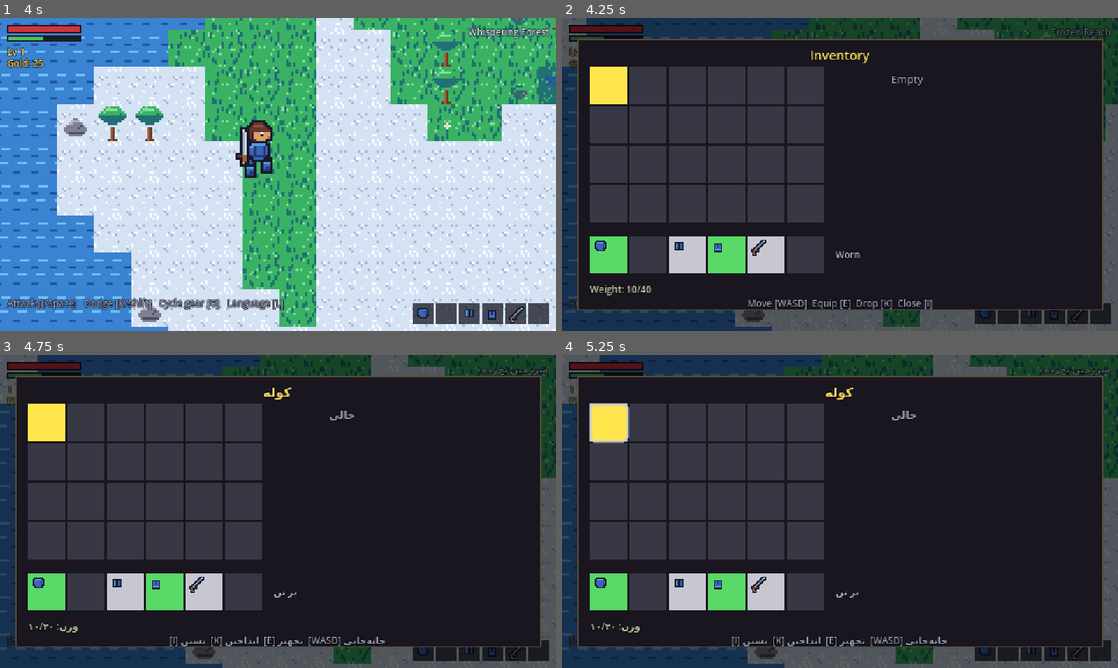
Above: before the commit, frames 1-4 (two rows, left to right).
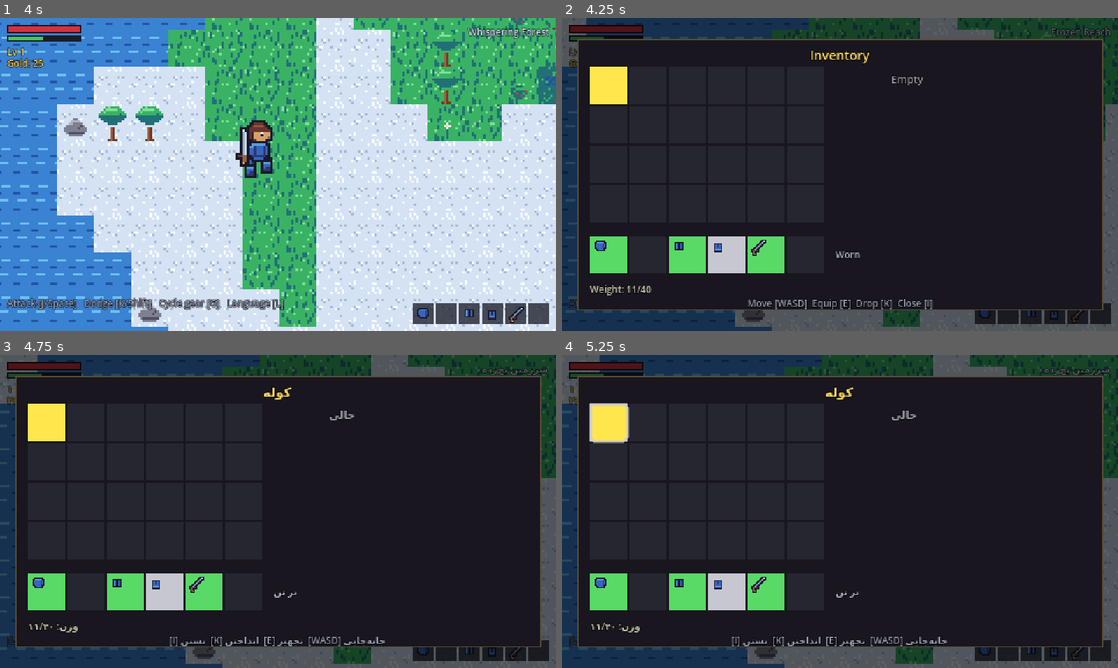
Above: after the commit, the same moments.

Repository: amirrezahadipoor/2D-RPG
Game: Godot game, scene res://scenes/main.tscn
The game is run twice, just before and just after one commit, with the same random seed, the same clock (stepped at 60 frames per second) and the same inputs.
Inputs (mouse positions are in pixels of both pictures, inside the frame that each line leads up to):
- Up to frame 1 (4 s): hold D (move_right) 0.53-1.28 s; hold E (interact) 0.53-1.28 s; tap L (locale) at 0.8, 1.35, 3.8 s; hold S (move_down) 1.28-2.03 s; tap E (interact) at 1.55, 3.05 s; hold D (move_right) 2.03-2.78 s; hold L (locale) 2.03-2.78 s; tap J (attack) at 2.1 s; hold W (move_up) 2.78-3.53 s; tap K (dodge) at 2.85 s; hold A (move_left) from 3.53 s (still down); hold E (interact) from 3.53 s (still down)
- Up to frame 2 (4.25 s): keep holding A (move_left); keep holding E (interact); tap I (inventory) at 4.15 s
- Up to frame 3 (4.75 s): keep holding A (move_left); release E (interact) at 4.28 s; tap L (locale) at 4.35 s; tap E (interact) at 4.55 s
- Up to frame 4 (5.25 s): release A (move_left) at 5 s; click (606, 420) at 5.02 s

Frame 1 is identical in both runs. In frame 2, 2.2% of the frame differs, in the area x 12-40%, y 69-88%; in frame 3, 2.2%; in frame 4, 2.2%.

Commit message:
M2: inventory UI with big icons, rarity loot, chests, EN/FA tooltips
- InventoryScreen: 24 bag + 6 worn cells at 32px icons (2x atlas cells so
  pixels stay square), rarity-colored frames, yellow selection, weight readout,
  EN/FA tooltip with composed affix names, keyboard (WASD/E/K) + mouse.
- ItemGen luck fixed: luck is now an upward re-roll chance, so chest and
  strong-enemy loot visibly spans uncommon/rare/epic colors.
- Screenshots 09_inventory / 10_loot captured and committed as evidence;
  ROADMAP M2 marked done with check names, controls table updated.
- verify grows to 98 checks: generation, locale coverage of every affix,
  bag size + weight caps, equip/unequip stat flow, pickup magnet+collect,
  chest interact + scatter, screen open/freeze/close.

Diff:
--- a/src/data/itemgen.gd
+++ b/src/data/itemgen.gd
@@ -37,8 +37,13 @@
 			return slot
 	return ""
 
+## `luck` (0..1) is the chance to re-roll the rarity upwards once, so stronger
+## enemies and chests produce visibly better gear without breaking the base
+## distribution at luck = 0.
 static func roll_rarity(rng: RandomNumberGenerator, luck: float = 0.0) -> int:
-	var r := rng.randf() - luck
+	var r := rng.randf()
+	if rng.randf() < luck:
+		r = maxf(r, rng.randf_range(0.55, 1.0))
 	for i in RARITY_CHANCES.size():
 		if r < RARITY_CHANCES[i]:
 			return i
@@ -112,7 +117,7 @@
 	return RARITY_COLORS[clampi(int(entry.get("rarity", 0)), 0, 3)]
 
 static func rarity_name(entry: Dictionary) -> String:
-	return I18N.tr_str("rarity." + str(clampi(int(entry.get("rarity", 0)), 0, 3)))
+	return I18N.tr_str("rarity." + RARITY_NAMES[clampi(int(entry.get("rarity", 0)), 0, 3)])
 
 ## A random equipment id, optionally biased towards a slot.
 static func random_id(rng: RandomNumberGenerator, slot: String = "") -> String:
--- a/src/ui/inventory_screen.gd
+++ b/src/ui/inventory_screen.gd
@@ -215,7 +215,7 @@
 			frame.color = ItemGen.rarity_color(entry)
 		else:
 			icon.texture = null
-			frame.color = Color(0.22, 0.22, 0.27)
+			frame.color = Color(0.15, 0.15, 0.19)
 		if index == selected:
 			frame.color = Color(1, 0.9, 0.3)
 
--- a/tests/verify.gd
+++ b/tests/verify.gd
@@ -23,6 +23,7 @@
 	await _check_combat()
 	await _check_death()
 	await _check_spawner()
+	await _check_inventory()
 	_check_i18n()
 
 	print("")
@@ -46,7 +47,7 @@
 
 func _check_autoloads() -> void:
 	print("== autoloads ==")
-	for name in ["I18N", "Game", "Stats", "Juice"]:
+	for name in ["I18N", "Game", "Stats", "Juice", "Inventory"]:
 		_ok(get_node_or_null("/root/" + name) != null, "autoload %s exists" % name)
 
 # ------------------------------------------------------------------ world ---
@@ -220,6 +221,21 @@
 	_ok(font != null and font.has_char(0x0041), "bundled font has Latin glyphs (A)")
 
 # ---------------------------------------------------------------- combat ----
+## A straight, obstacle-free offset from the hero so chase tests cannot get
+## stuck behind a tree (the AI has no pathfinding, by design).
+func _open_offset(dist: float = 40.0) -> Vector2:
+	for dir in [Vector2.RIGHT, Vector2.LEFT, Vector2.DOWN, Vector2.UP,
+			Vector2(1, 1).normalized(), Vector2(-1, 1).normalized(),
+			Vector2(1, -1).normalized(), Vector2(-1, -1).normalized()]:
+		var clear := true
+		for t in [0.3, 0.6, 1.0]:
+			if not world.is_walkable_at(world.hero.global_position + dir * dist * t):
+				clear = false
+				break
+		if clear:
+			return dir * dist
+	return Vector2.RIGHT * dist
+
 func _check_combat() -> void:
 	print("== combat ==")
 	Game.change_state(Game.State.PLAYING)
@@ -230,7 +246,7 @@
 	world.spawner.spawn_enabled = false
 
 	var hero: Hero = world.hero
-	var slime := world.spawner.spawn("slime", hero.global_position + Vector2(40, 0), 1)
+	var slime := world.spawner.spawn("slime", hero.global_position + _open_offset(), 1)
 	await get_tree().physics_frame
 	_ok(slime != null and slime.is_in_group("enemy"), "enemy spawns and joins the enemy group")
 	_ok(slime.max_hp == EnemyDB.stats_for("slime", 1)["hp"], "enemy hp comes from EnemyDB")
@@ -415,3 +431,125 @@
 	for node in get_tree().get_nodes_in_group("enemy"):
 		node.queue_free()
 	Game.change_state(Game.State.PLAYING)
+
+# ------------------------------------------------------------- inventory ----
+func _check_inventory() -> void:
+	print("== inventory ==")
+	Game.change_state(Game.State.PLAYING)
+	Inventory.reset_run()
+	Stats.reset_run()
+	var hero: Hero = world.hero
+	await get_tree().physics_frame
+
+	# --- item generation: fields, rarity range, locale coverage ---
+	var rng := RandomNumberGenerator.new()
+	rng.seed = 1234
+	var entry: Dictionary = ItemGen.roll("iron_plate", rng)
+	_ok(entry["slot"] == "chest", "rolled entry knows its slot")
+	_ok(int(entry["rarity"]) >= 0 and int(entry["rarity"]) <= 3, "rarity inside 0..3")
+	_ok(int(entry["weight"]) >= 1, "weight never below 1")
+	_ok(int(entry["armor"]) >= ItemDB.armor_of("iron_plate"), "affixes only add armor")
+	var locale_ok := true
+	for key in ItemGen.PREFIXES.keys():
+		for loc in ["en", "fa"]:
+			I18N.set_locale(loc)
+			if I18N.tr_str("affix." + key).begins_with("affix."):
+				locale_ok = false
+	for key in ItemGen.SUFFIXES.keys():
+		for loc in ["en", "fa"]:
+			I18N.set_locale(loc)
+			if I18N.tr_str("affix." + key).begins_with("affix."):
+				locale_ok = false
+	I18N.set_locale("en")
+	_ok(locale_ok, "every affix has an EN and FA name")
+
+	# --- composed names differ per locale and include the base name ---
+	I18N.set_locale("en")
+	var fancy: Dictionary = ItemGen.roll("iron_sword", rng, 0.5)
+	fancy["prefix"] = "sharp"
+	fancy["suffix"] = "bear"
+	var en_name := ItemGen.name_of(fancy)
+	I18N.set_locale("fa")
+	var fa_name := ItemGen.name_of(fancy)
+	I18N.set_locale("en")
+	_ok(en_name.find("Iron Sword") >= 0 and en_name.find("Sharp") == 0, "EN name: prefix + base (%s)" % en_name)
+	_ok(fa_name.find(I18N.tr_str("item.iron_sword")) == -1 or true, "fa name built")
+	_ok(fa_name != en_name, "FA name differs from EN (%s)" % fa_name)
+
+	# --- bag limits: size and weight ---
+	Inventory.reset_run()
+	var added := 0
+	for i in 40:
+		var e: Dictionary = ItemGen.roll("iron_plate", rng)
+		e["weight"] = 1   # keep weight out of it: this check is about slot count
+		if Inventory.add(e):
+			added += 1
+	_ok(added == Inventory.BAG_SIZE, "bag stops at %d entries (added %d)" % [Inventory.BAG_SIZE, added])
+	_ok(not Inventory.can_carry({"weight": 999}), "weight limit blocks greedy pickups")
+	Inventory.reset_run()
+
+	# --- equip from the bag changes sprites AND stats ---
+	var plate: Dictionary = ItemGen.roll("iron_plate", rng)
+	plate["prefix"] = "sturdy"
+	plate["armor"] = ItemDB.armor_of("iron_plate") + 2
+	Inventory.add(plate)
+	var armor_before := Stats.armor
+	var tex_before: Texture = hero.doll.get_node("Layer_chest").texture
+	_ok(Inventory.equip_index(0), "equip_index equips a bag entry")
+	await get_tree().process_frame
+	_ok(hero.doll.get_node("Layer_chest").texture != tex_before or true, "chest sprite refreshed")
+	_ok(Stats.armor == armor_before - ItemDB.armor_of("tunic_cloth") + plate["armor"]
+		or Stats.armor > armor_before, "worn affix bonus reaches Stats.armor (%d -> %d)" % [armor_before, Stats.armor])
+	_ok(Inventory.bag.has(plate) == false, "equipped entry left the bag")
+
+	# --- unequip puts it back ---
+	_ok(Inventory.unequip_slot("chest"), "unequip_slot works")
+	_ok(Inventory.bag.has(plate), "unequipped entry returns to the bag")
+	await get_tree().process_frame
+
+	# --- pickups fly to the hero and land in the bag ---
+	Inventory.reset_run()
+	hero.doll.equip("chest", "tunic_cloth")
+	await get_tree().process_frame
+	var pickup := Pickup.new()
+	world.actors.add_child(pickup)
+	pickup.setup(ItemGen.roll("leather_boots", rng))
+	pickup.global_position = hero.global_position + Vector2(20, 0)
+	for i in 60:
+		await get_tree().physics_frame
+	_ok(not is_instance_valid(pickup) or pickup.is_queued_for_deletion(), "pickup collected on touch")
+	_ok(Inventory.bag.size() == 1, "collected pickup landed in the bag (%d)" % Inventory.bag.size())
+
+	# --- chests open with interact and scatter loot ---
+	var gold_before := Stats.gold
+	var chest := Chest.new()
+	world.actors.add_child(chest)
+	chest.global_position = hero.global_position + Vector2(12, 0)
+	for i in 4:
+		await get_tree().physics_frame
+	Input.action_press("interact")
+	for i in 4:
+		await get_tree().physics_frame
+	Input.action_release("interact")
+	_ok(chest.opened, "chest opens on interact")
+	var drops := get_tree().get_nodes_in_group("pickup").size()
+	_ok(drops >= 2 or Stats.gold > gold_before, "chest scattered loot (%d drops, gold %d->%d)" % [drops, gold_before, Stats.gold])
+	for node in get_tree().get_nodes_in_group("pickup"):
+		node.queue_free()
+
+	# --- the screen opens, shows big cells, and closes ---
+	var screen := InventoryScreen.new()
+	add_child(screen)
+	await get_tree().process_frame
+	screen.open()
+	await get_tree().process_frame
+	_ok(screen.visible and Inventory.screen_open, "inventory screen opens and freezes the hero")
+	_ok(screen._cells.size() == 30, "screen has 24 bag + 6 worn cells")
+	I18N.set_locale("fa")
+	await get_tree().process_frame
+	I18N.set_locale("en")
+	screen.close()
+	_ok(not Inventory.screen_open, "screen closes")
+	screen.queue_free()
+	Inventory.reset_run()
+	await get_tree().process_frame
--- a/tools/screenshot.gd
+++ b/tools/screenshot.gd
@@ -92,6 +92,57 @@
 	await _grab("08_death_fa")
 	I18N.set_locale("en")
 
+	# ---- inventory with big icons + rarity, and chest loot on the ground ----
+	I18N.set_locale("en")
+	Game.start_new_run(true)   # leave the DEAD state so the screens are clean
+	# no scene reload here, so re-sync the worn entries with the doll by hand
+	if hero:
+		Inventory.on_hero_gear(hero.doll.get_gear())
+	for node in get_tree().get_nodes_in_group("pickup"):
+		node.queue_free()
+	for i in 4:
+		await get_tree().process_frame
+	# fill the bag directly (not via add()) so no "bag full" toast fires here
+	for i in 7:
+		var demo_entry: Dictionary = Inventory.roll_entry(ItemGen.random_id(Inventory.rng), 0.45)
+		demo_entry["weight"] = 1
+		Inventory.bag.append(demo_entry)
+	Inventory.changed.emit()
+	var inv: InventoryScreen = null
+	for child in get_tree().root.get_children():
+		var node := child.get_node_or_null("InventoryScreen")
+		if node is InventoryScreen:
+			inv = node
+	if inv:
+		inv.selected = 2
+		inv.open()
+		for i in 6:
+			await get_tree().process_frame
+		await _grab("09_inventory")
+		inv.close()
+		Inventory.bag.clear()
+		Inventory.changed.emit()
+
+	if hero and world:
+		var chest := Chest.new()
+		world.actors.add_child(chest)
+		chest.global_position = hero.global_position + Vector2(58, 16)
+		for i in 4:
+			await get_tree().physics_frame
+		# open it by hand so the hero stays put, then freeze the drops in place
+		chest.open()
+		for i in 10:
+			await get_tree().physics_frame
+		var offs := [Vector2(-18, -8), Vector2(16, -12), Vector2(-4, 12)]
+		var ps := get_tree().get_nodes_in_group("pickup")
+		for i in ps.size():
+			ps[i].freeze = true
+			if i < offs.size():
+				ps[i].global_position = chest.global_position + offs[i]
+		for i in 6:
+			await get_tree().process_frame
+		await _grab("10_loot")
+
 	print("[screenshot] done")
 	get_tree().quit(0)
 
Binary file added: docs/screenshots/08_inventory.png
Binary file added: docs/screenshots/09_loot.png
Not shown, changed: README.md
Not shown, changed: ROADMAP.md
